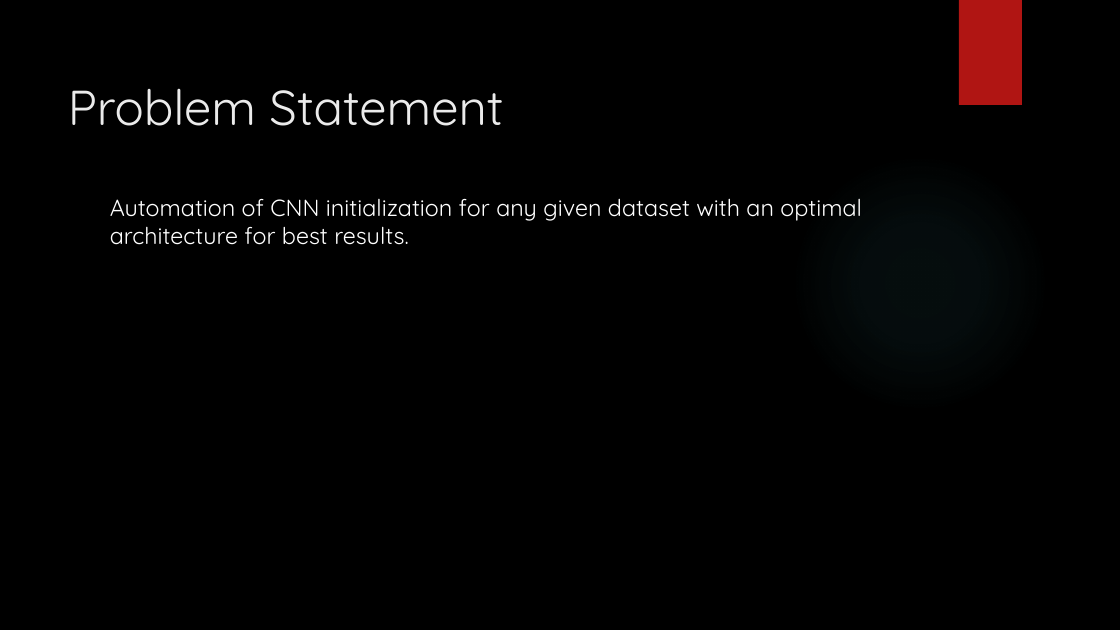
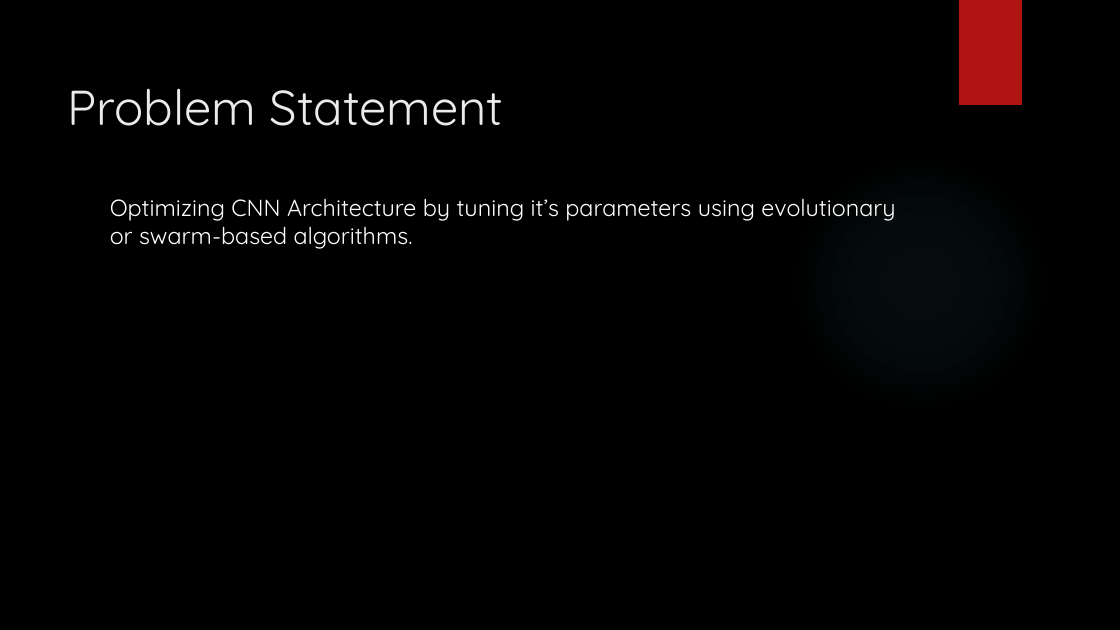
Before and after one commit to mohsin-ashraf/Neuroevolution-of-CNN, a slide deck: slide 3 of documentation/university-requisite/proposal-presentation/Nature Inspired CNNs Optimization.pptx. Drawn at 1120x630 pixels with LibreOffice and Linux fonts; fonts in the diff are those of the drawing; background and template pictures are left out. Boxes give left, top, right and bottom in pixels: in the first picture for what was removed or moved away, otherwise in the second. Text is boxed around its words. In the diff, an @@ line names an element or a change of style, - is before the commit and + after.

```diff
--- a/documentation/university-requisite/proposal-presentation/Nature Inspired CNNs Optimization.pptx
+++ b/documentation/university-requisite/proposal-presentation/Nature Inspired CNNs Optimization.pptx
@@ text at <box>110,199,895,249</box>: text changed @@
-Automation of CNN initialization for any given dataset with an optimal architecture for best results.
+Optimizing CNN Architecture by tuning it’s parameters using evolutionary or swarm-based algorithms.
```
Also in this commit, not shown: 5 other slides changed, 1 other file.
